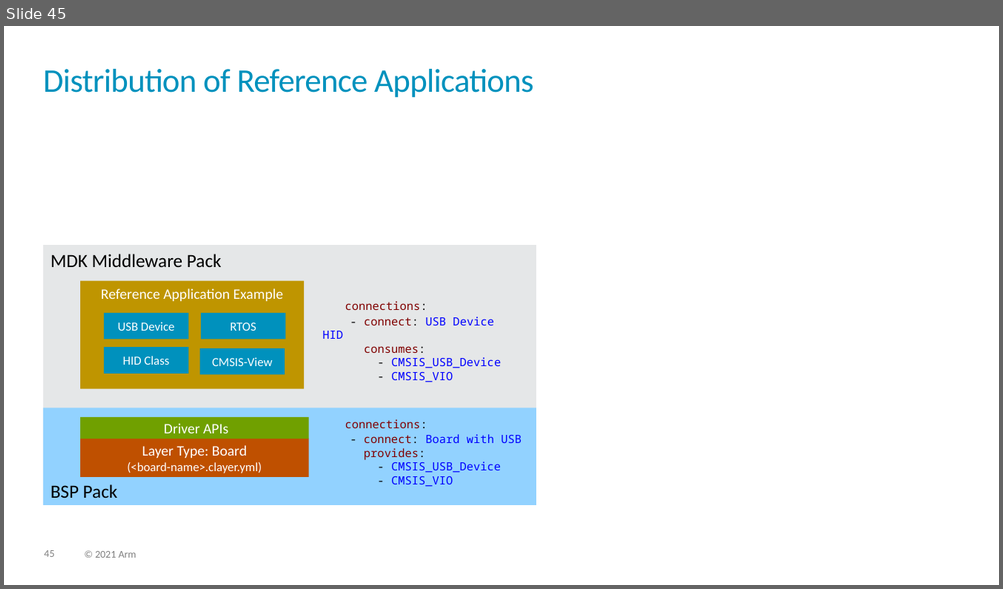
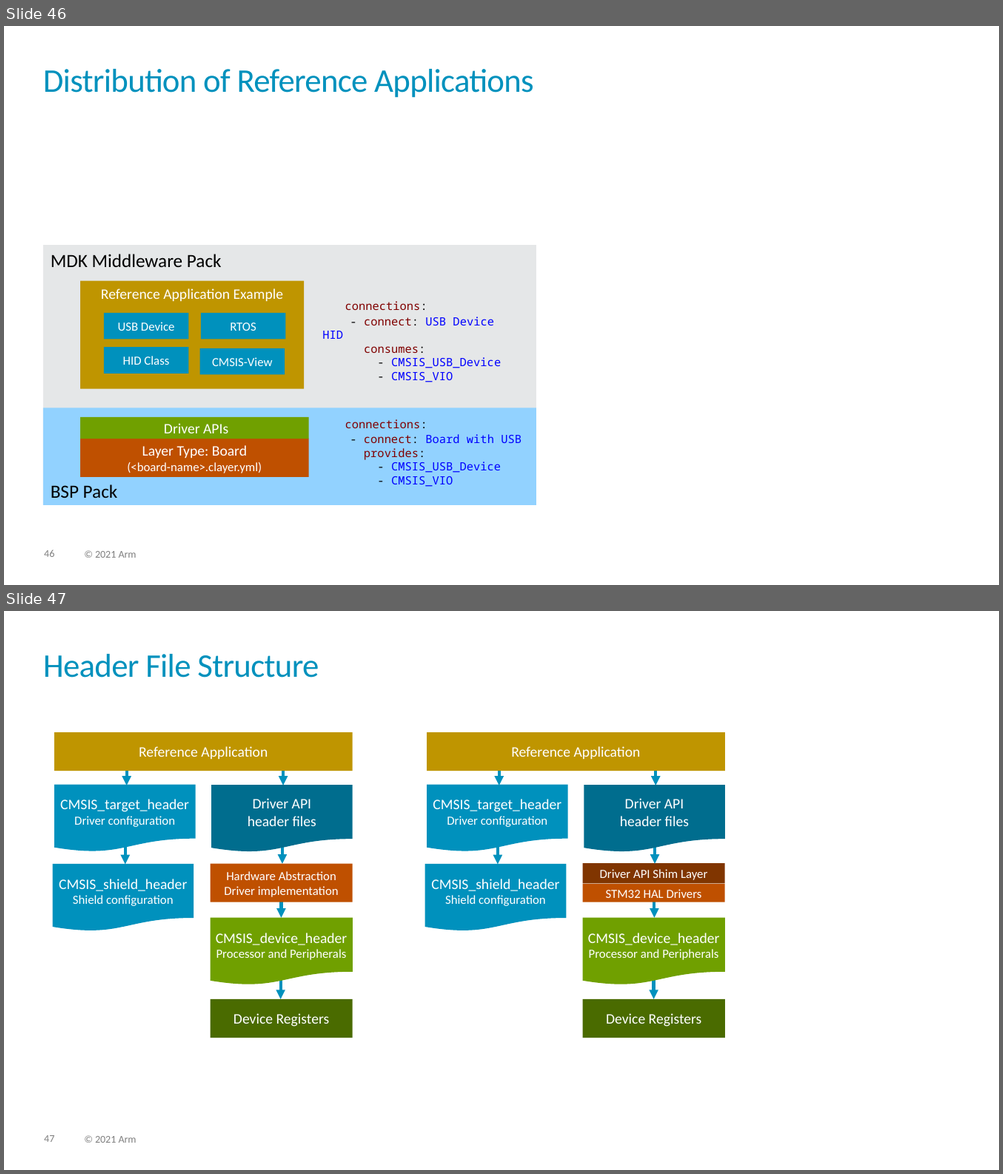
Before and after one commit to Open-CMSIS-Pack/cmsis-toolbox, a slide deck: docs/images/overview.pptx. Shown one above the other, each under a label of ours: slide 45 before the commit, slides 46 and 47 after it. The pictures are 1003x589 and 1003x1174 pixels, drawn with LibreOffice and Linux fonts; fonts in the diff are those of the drawing. Boxes give left, top, right and bottom in pixels: in the first picture for what was removed or moved away, otherwise in the second. Text is boxed around its words. In the diff, an @@ line names an element or a change of style, - is before the commit and + after.

Commit message:
Updated for CMSIS-Toolbox 2.4.0 (#133)
Adds section about Reference Applications
Refer to README.md - Revision History for more details

```diff
--- a/docs/images/overview.pptx
+++ b/docs/images/overview.pptx
@@ slide 47 added at (4, 611, 999, 1170), background #FFFFFF; not listed: 2 template elements that a slide beside it also shows @@
@@ title added at (43, 654, 318, 678), 32 pt, text #0091BD @@
+Header File Structure
@@ rectangle added at (54, 732, 353, 772), fill #BF9500, 14 pt, text #FFFFFF @@
+Reference Application
@@ rectangle added at (427, 732, 726, 772), fill #BF9500, 14 pt, text #FFFFFF @@
+Reference Application
@@ arrow added from (126, 766) to (126, 786), #0091BD 3 pt @@
@@ arrow added from (283, 766) to (283, 786), #0091BD 3 pt @@
@@ arrow added from (498, 766) to (498, 786), #0091BD 3 pt @@
@@ arrow added from (655, 766) to (655, 786), #0091BD 3 pt @@
@@ flow chart document added at (54, 785, 195, 852), fill #0091BD, 14 pt, text #FFFFFF @@
+CMSIS_target_header
+Driver configuration
@@ flow chart document added at (211, 785, 353, 852), fill #006D8E, 14 pt, text #FFFFFF @@
+Driver API
+header files
@@ flow chart document added at (427, 785, 568, 852), fill #0091BD, 14 pt, text #FFFFFF @@
+CMSIS_target_header
+Driver configuration
@@ flow chart document added at (583, 785, 725, 852), fill #006D8E, 14 pt, text #FFFFFF @@
+Driver API
+header files
@@ arrow added from (125, 845) to (125, 865), #0091BD 3 pt @@
@@ arrow added from (282, 844) to (282, 864), #0091BD 3 pt @@
@@ arrow added from (498, 845) to (498, 865), #0091BD 3 pt @@
@@ arrow added from (654, 844) to (654, 864), #0091BD 3 pt @@
@@ flow chart document added at (53, 864, 193, 931), fill #0091BD, 14 pt, text #FFFFFF @@
+CMSIS_shield_header
+Shield configuration
@@ rectangle added at (210, 864, 353, 903), fill #BF5000, 12 pt, text #FFFFFF @@
+Hardware Abstraction
+Driver implementation
@@ flow chart document added at (425, 864, 566, 931), fill #0091BD, 14 pt, text #FFFFFF @@
+CMSIS_shield_header
+Shield configuration
@@ rectangle added at (582, 863, 725, 883), fill #803600, 12 pt, text #FFFFFF @@
+Driver API Shim Layer
@@ arrow added from (282, 897) to (282, 917), #0091BD 3 pt @@
@@ rectangle added at (582, 884, 725, 903), fill #BF5000, 12 pt, text #FFFFFF @@
+STM32 HAL Drivers
@@ arrow added from (654, 897) to (654, 917), #0091BD 3 pt @@
@@ flow chart document added at (210, 917, 353, 985), fill #70A000, 12 pt, text #FFFFFF @@
+CMSIS_device_header
+Processor and Peripherals
@@ flow chart document added at (583, 917, 726, 985), fill #70A000, 12 pt, text #FFFFFF @@
+CMSIS_device_header
+Processor and Peripherals
@@ arrow added from (281, 965) to (281, 999), #0091BD 3 pt @@
@@ arrow added from (654, 965) to (654, 999), #0091BD 3 pt @@
@@ rectangle added at (210, 999, 353, 1039), fill #4A6B00, 14 pt, text #FFFFFF @@
+Device Registers
@@ rectangle added at (583, 999, 726, 1039), fill #4A6B00, 14 pt, text #FFFFFF @@
+Device Registers
@@ what was slide 45 is now slide 46 @@
```
Also in this commit, not shown: 1 other slide added, 12 other files.
